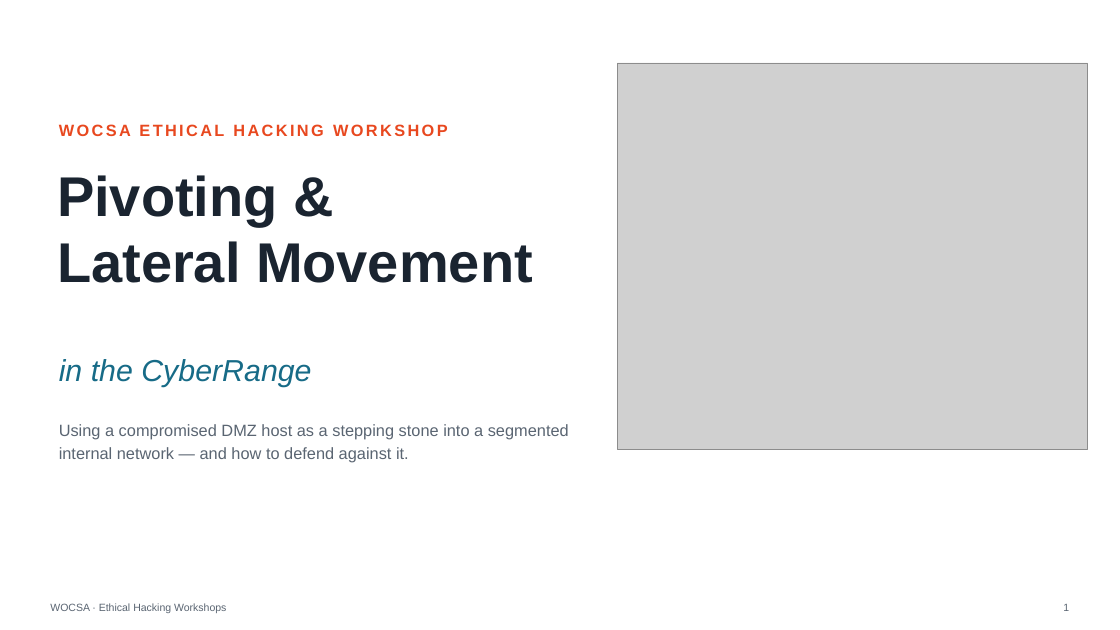
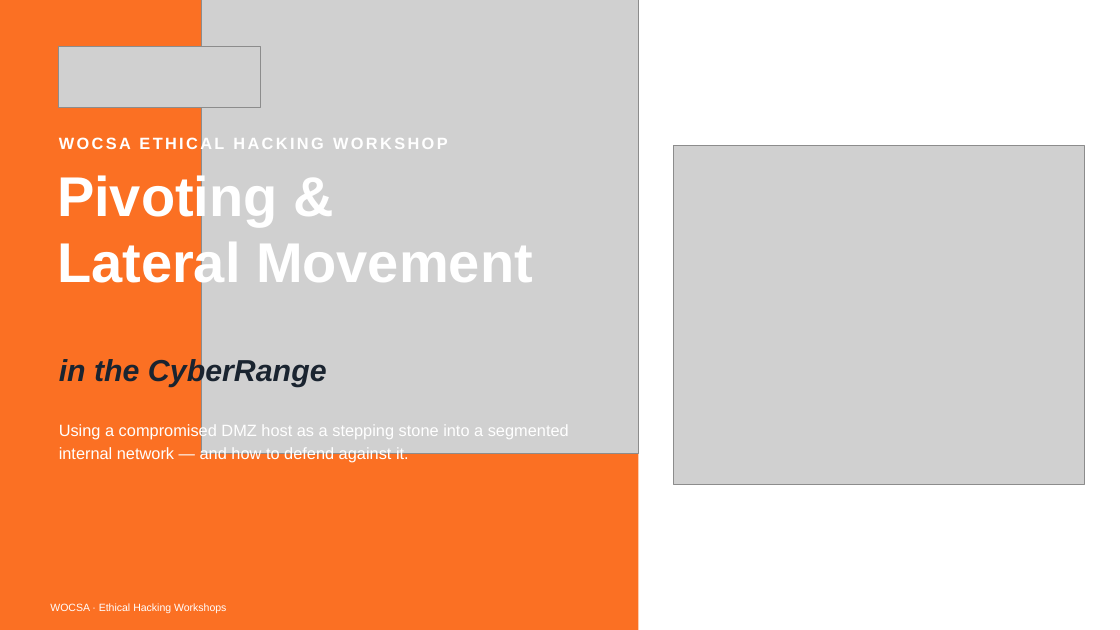
Before and after one commit to wocsa/WOCSA_Ethical_Hacking_Workshop, a slide deck: slide 1 of Network/Pivoting/WOCSA-Diapo_Pivoting_Lateral_Movement.pptx. Drawn at 1120x630 pixels with LibreOffice and Linux fonts; fonts in the diff are those of the drawing; grey boxes stand for pictures. Boxes give left, top, right and bottom in pixels: in the first picture for what was removed or moved away, otherwise in the second. Text is boxed around its words. In the diff, an @@ line names an element or a change of style, - is before the commit and + after.

```diff
--- a/Network/Pivoting/WOCSA-Diapo_Pivoting_Lateral_Movement.pptx
+++ b/Network/Pivoting/WOCSA-Diapo_Pivoting_Lateral_Movement.pptx
@@ rectangle added at (0,0,639,630), fill #FB7023 @@
@@ picture added at (202,0,639,454) @@
@@ picture added at (59,46,260,108) @@
@@ text "WOCSA ETHICAL HACKING WORKSHOP": place and size @@
-text "WOCSA ETHICAL HACKING WORKSHOP" at (59,124,448,136)
+text "WOCSA ETHICAL HACKING WORKSHOP" at (59,136,448,153)
@@ text "WOCSA ETHICAL HACKING WORKSHOP" at (59,136,448,153): text colour #E8481F to #FFFFFF @@
@@ picture: place and size @@
-picture at (618,63,1088,450)
+picture at (674,146,1086,485)
@@ text "Pivoting &" at (57,172,533,292): text colour #1A2430 to #FFFFFF @@
@@ text "in the CyberRange" at (59,357,327,387): text colour #176B87 to #1A2430, bold on @@
@@ text "Using a compromised DMZ host ..." at (59,422,569,463): text colour #5A6572 to #FFFFFF @@
@@ text "WOCSA · Ethical Hacking Workshops" at (50,603,226,613): text colour #5A6572 to #FFFFFF @@
@@ text removed at (1063,604,1069,611) @@
-1
```
Also in this commit, not shown: 16 other slides changed, 1 slide added, 1 other file.
